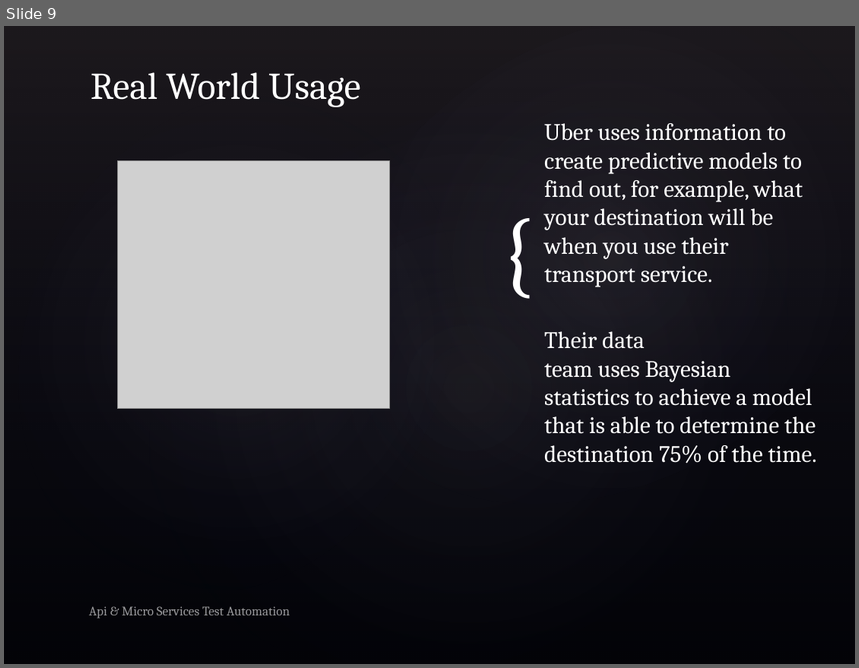
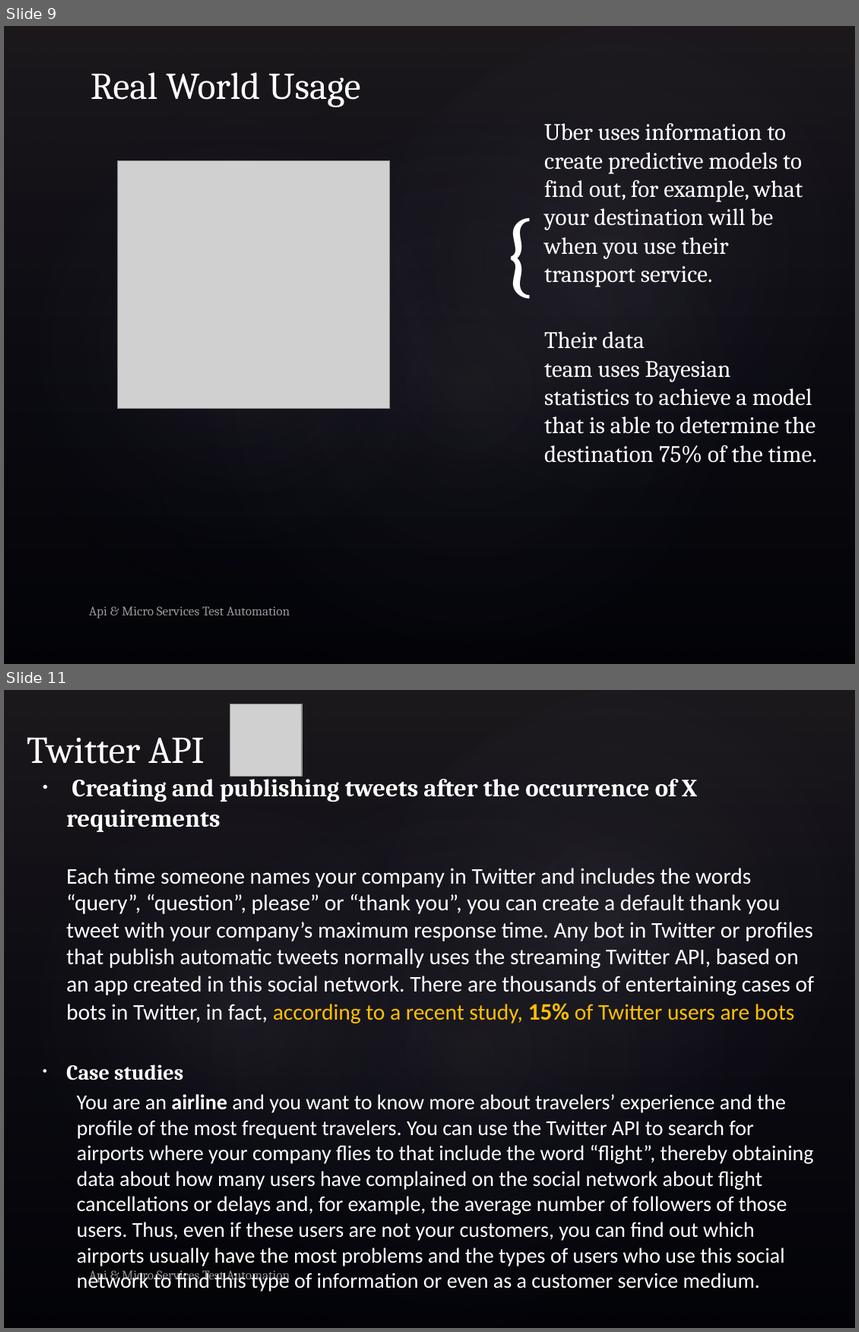
Before and after one commit to shreekhedkar/Docs, a slide deck: Ppt/APICourse.pptx. Shown one above the other, each under a label of ours: slide 9 before the commit, slides 9 and 11 after it; the slides between them are not shown. The pictures are 859x668 and 859x1332 pixels, drawn with LibreOffice and Linux fonts; fonts in the diff are those of the drawing; grey boxes stand for pictures; background and template pictures are left out. Boxes give left, top, right and bottom in pixels: in the first picture for what was removed or moved away, otherwise in the second. Text is boxed around its words. In the diff, an @@ line names an element or a change of style, - is before the commit and + after.

```diff
--- a/Ppt/APICourse.pptx
+++ b/Ppt/APICourse.pptx
@@ slide 11 added at [4,690,855,1328], background picture (left out); not listed: 4 template elements that a slide beside it also shows @@
@@ picture added at [230,704,302,776] @@
@@ title added at [27,737,204,764], 32 pt, text #FFFFFF @@
+Twitter API
@@ text added at [66,774,815,1292], 18 pt, text #FFFFFF @@
+• Creating and publishing tweets after the occurrence of X requirements
+  Each time someone names your company in Twitter and includes the words “query”, “question”, please” or “thank you”, you can create a default thank you tweet with your company’s maximum response time. Any bot in Twitter or profiles that publish automatic tweets normally uses the streaming Twitter API, based on an app created in this social network. There are thousands of entertaining cases of bots in Twitter, in fact, according to a recent study, 15% of Twitter users are bots
+• Case studies
+  You are an airline and you want to know more about travelers’ experience and the profile of the most frequent travelers. You can use the Twitter API to search for airports where your company flies to that include the word “flight”, thereby obtaining data about how many users have complained on the social network about flight cancellations or delays and, for example, the average number of followers of those users. Thus, even if these users are not your customers, you can find out which airports usually have the most problems and the types of users who use this social network to find this type of information or even as a customer service medium.
@@ text added at [89,1271,290,1284], 11 pt, text #FFFFFF at 60% opacity @@
+Api & Micro Services Test Automation
```
Also in this commit, not shown: 7 slides changed, 4 other slides added, 1 slide removed, 36 other files.
